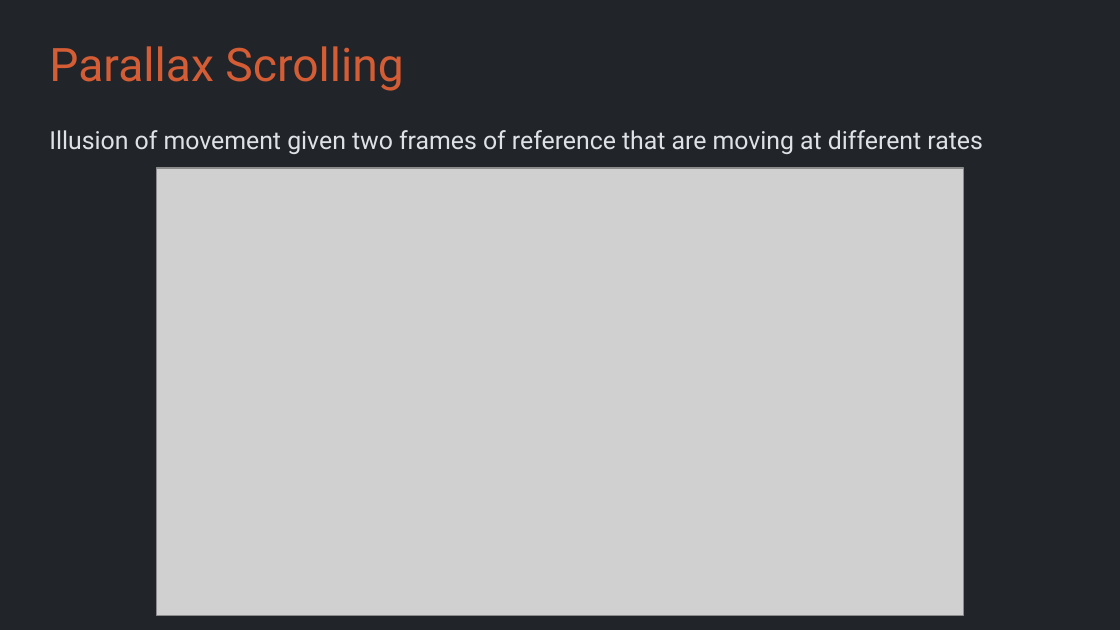
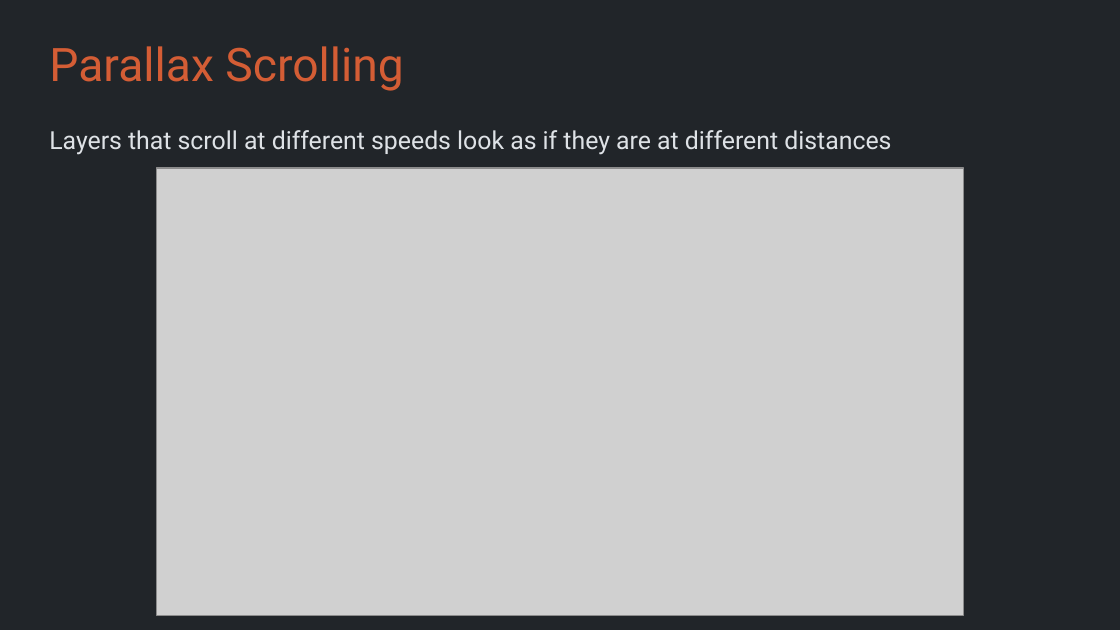
Before and after one commit to Metamate/gar, a slide deck: slide 14 of slides/02 Flappy Bird.pptx. Drawn at 1120x630 pixels with LibreOffice and Linux fonts; fonts in the diff are those of the drawing; grey boxes stand for pictures. Boxes give left, top, right and bottom in pixels: in the first picture for what was removed or moved away, otherwise in the second. Text is boxed around its words. In the diff, an @@ line names an element or a change of style, - is before the commit and + after.

```diff
--- a/slides/02 Flappy Bird.pptx
+++ b/slides/02 Flappy Bird.pptx
@@ text at <box>49,130,891,155</box>: text changed @@
-Illusion of movement given two frames of reference that are moving at different rates
+Layers that scroll at different speeds look as if they are at different distances
```
Also in this commit, not shown: 1 other slide changed, 4 other files.
